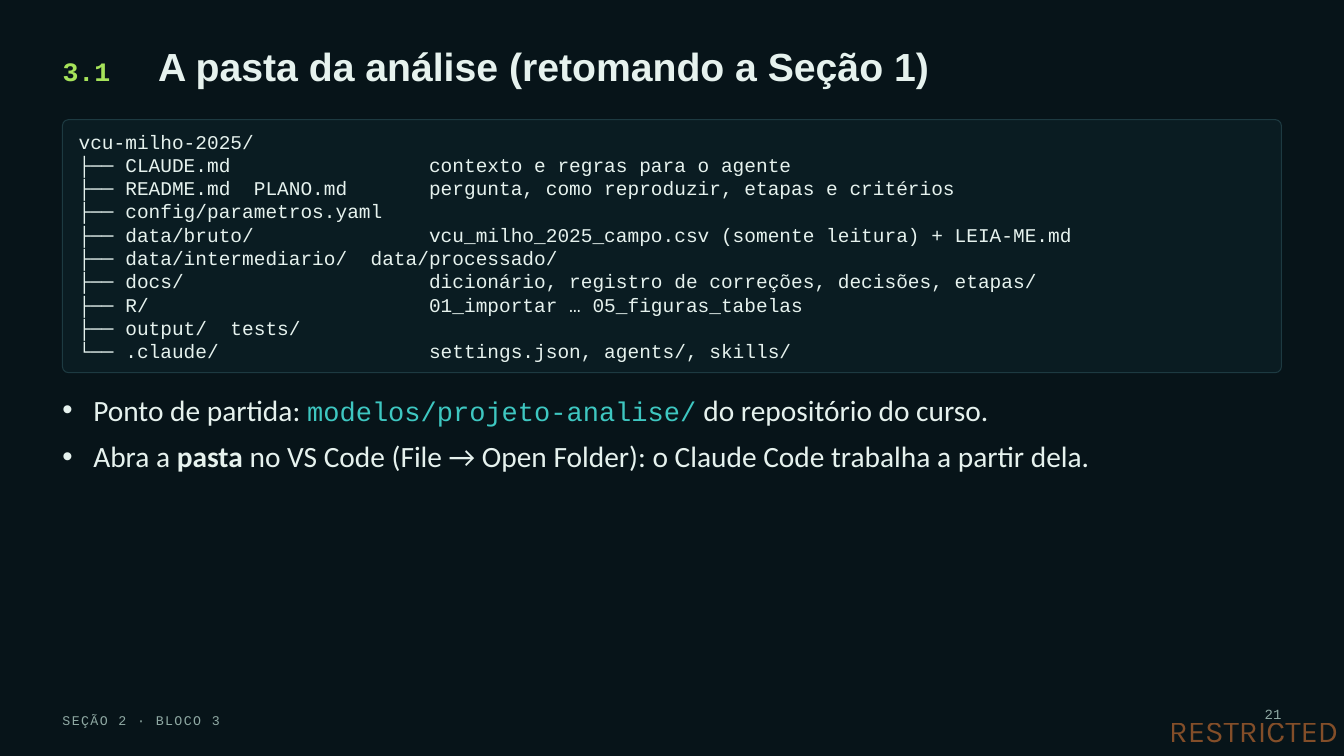
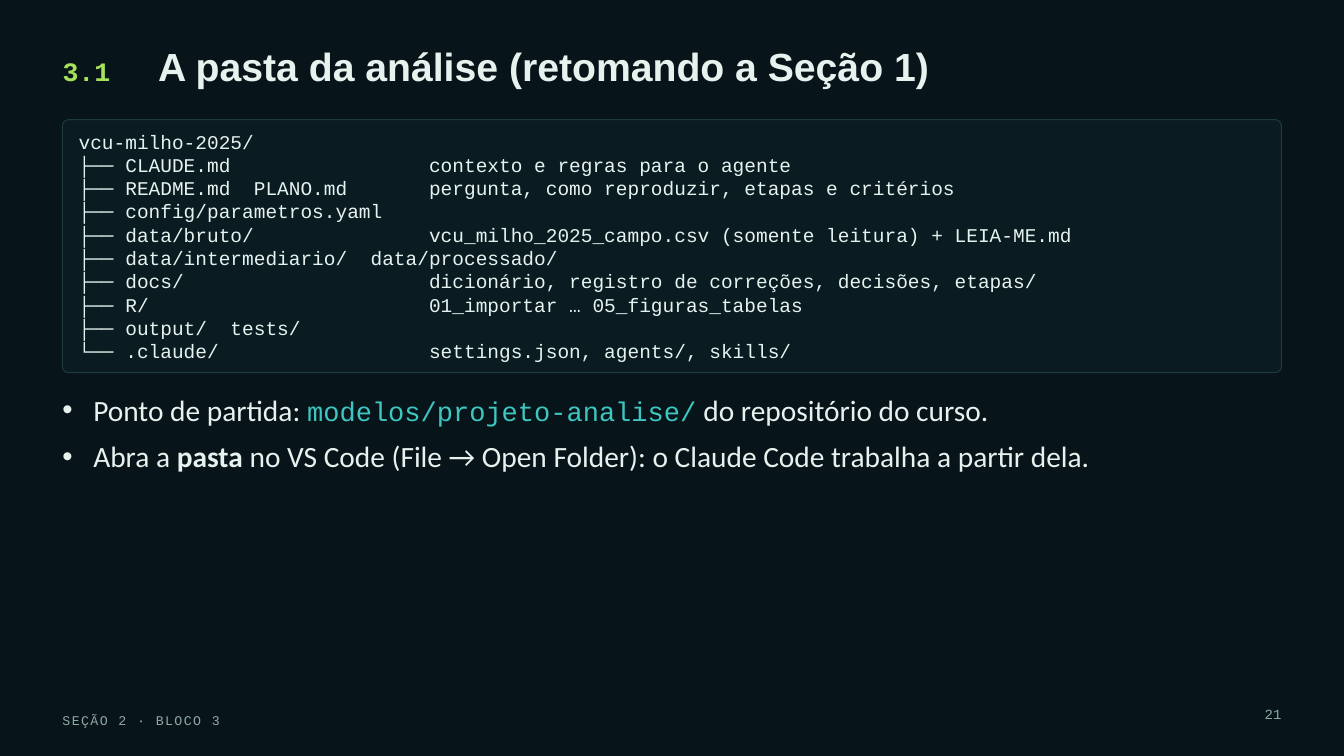
Before and after one commit to Bayer-Group/course-AI-UFV, a slide deck: slide 21 of 5. Implementação Prática e Coding suportado por IA_Éder/Claude Code no VS Code do primeiro contato a uma análise reproduzível.pptx. Drawn at 1344x756 pixels with LibreOffice and Linux fonts; fonts in the diff are those of the drawing. Boxes give left, top, right and bottom in pixels: in the first picture for what was removed or moved away, otherwise in the second. Text is boxed around its words. In the diff, an @@ line names an element or a change of style, - is before the commit and + after.

```diff
--- a/5. Implementação Prática e Coding suportado por IA_Éder/Claude Code no VS Code do primeiro contato a uma análise reproduzível.pptx
+++ b/5. Implementação Prática e Coding suportado por IA_Éder/Claude Code no VS Code do primeiro contato a uma análise reproduzível.pptx
@@ text removed at (1169,715,1338,743) @@
-RESTRICTED
```
Also in this commit, not shown: 63 other slides changed.
